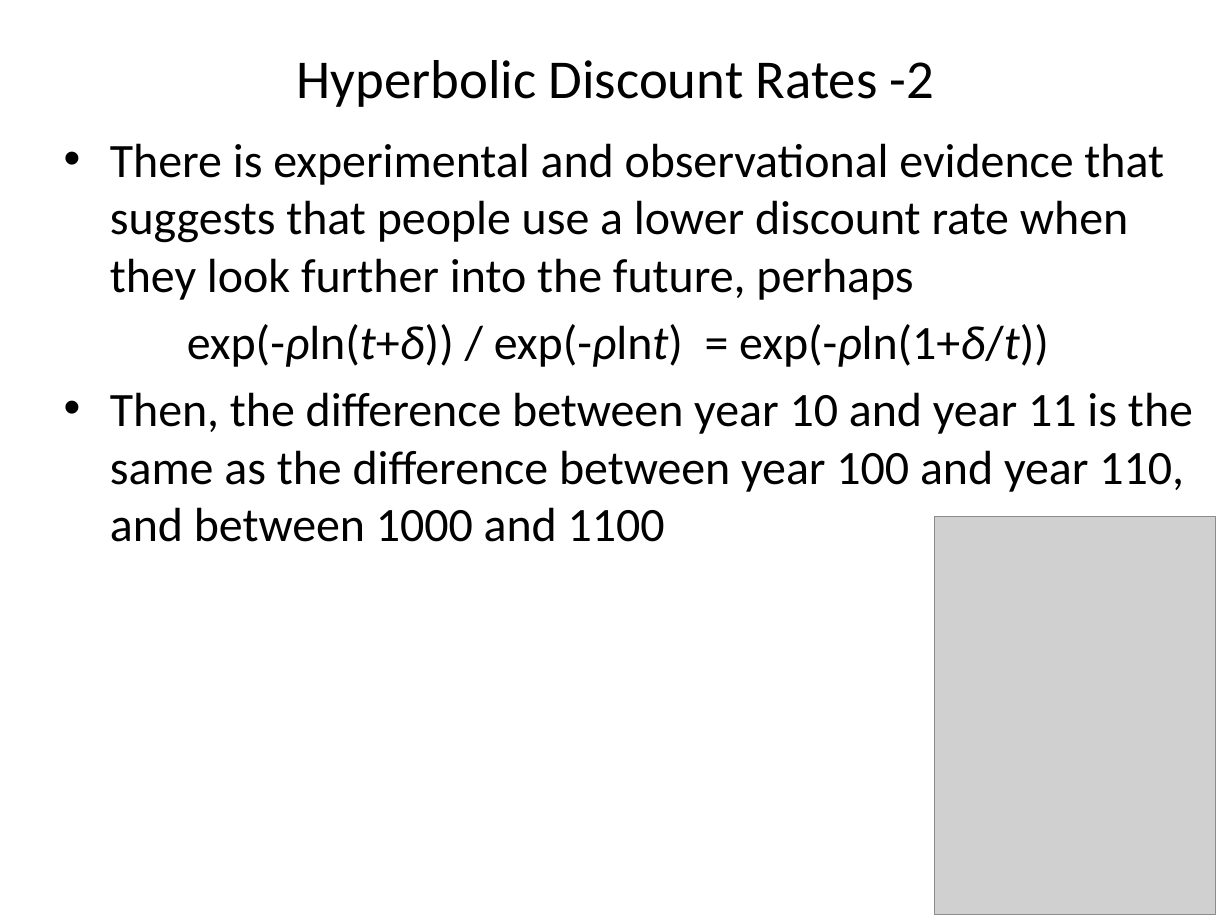
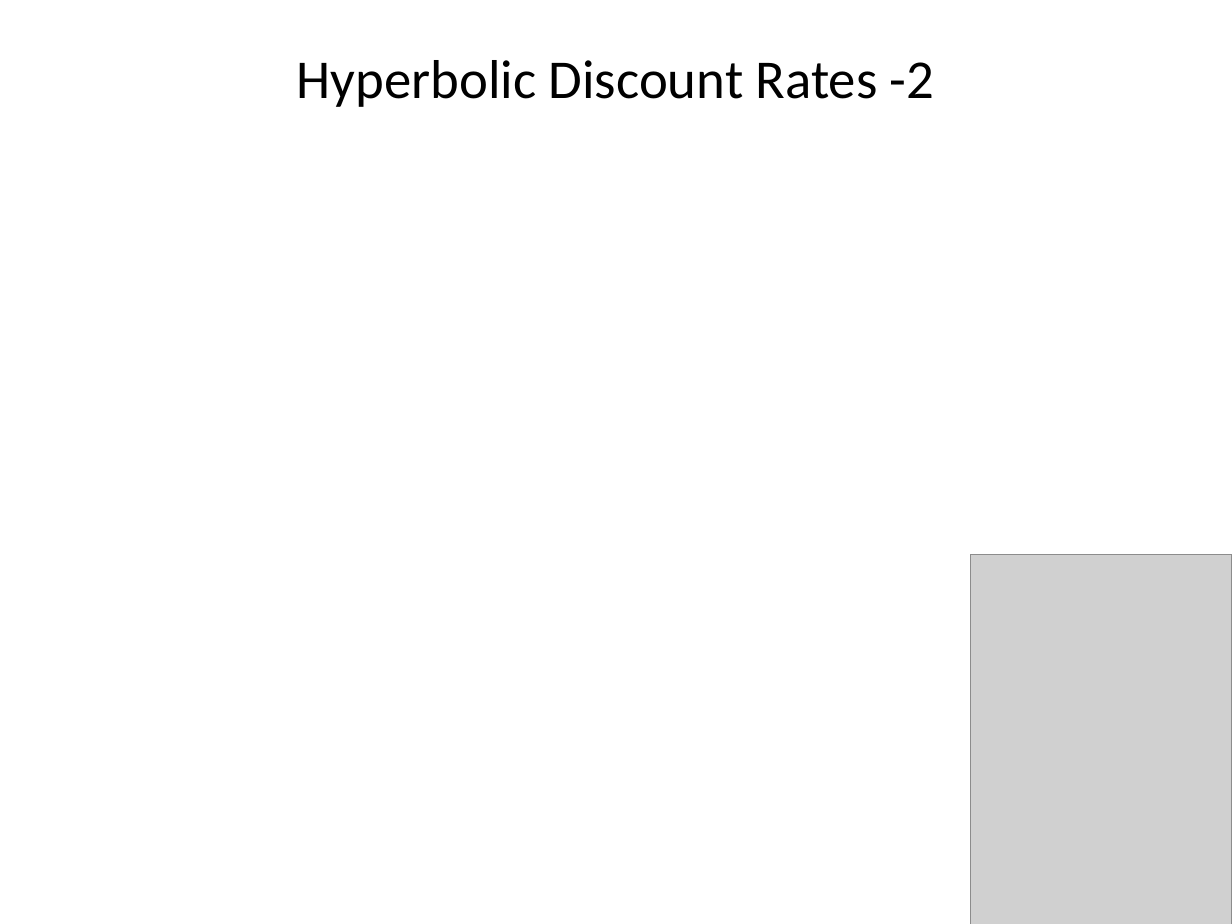
Before and after one commit to rtol/ClimateEconomics, a slide deck: slide 17 of cceug9 aggregation.pptx. Drawn at 1232x924 pixels with LibreOffice and Linux fonts; fonts in the diff are those of the drawing; grey boxes stand for pictures. Boxes give left, top, right and bottom in pixels: in the first picture for what was removed or moved away, otherwise in the second. Text is boxed around its words. In the diff, an @@ line names an element or a change of style, - is before the commit and + after.

```diff
--- a/cceug9 aggregation.pptx
+++ b/cceug9 aggregation.pptx
@@ text removed at (110, 143, 1193, 542) @@
-• There is experimental and observational evidence that suggests that people use a lower discount rate when they look further into the future, perhaps
-exp(-ρln(t+δ)) / exp(-ρlnt) = exp(-ρln(1+δ/t))
-• Then, the difference between year 10 and year 11 is the same as the difference between year 100 and year 110, and between 1000 and 1100
@@ picture: place and size @@
-picture at (934, 516, 1215, 914)
+picture at (971, 554, 1232, 924)
```
Also in this commit, not shown: 9 other slides changed, 11 slides added, 7 other files.
